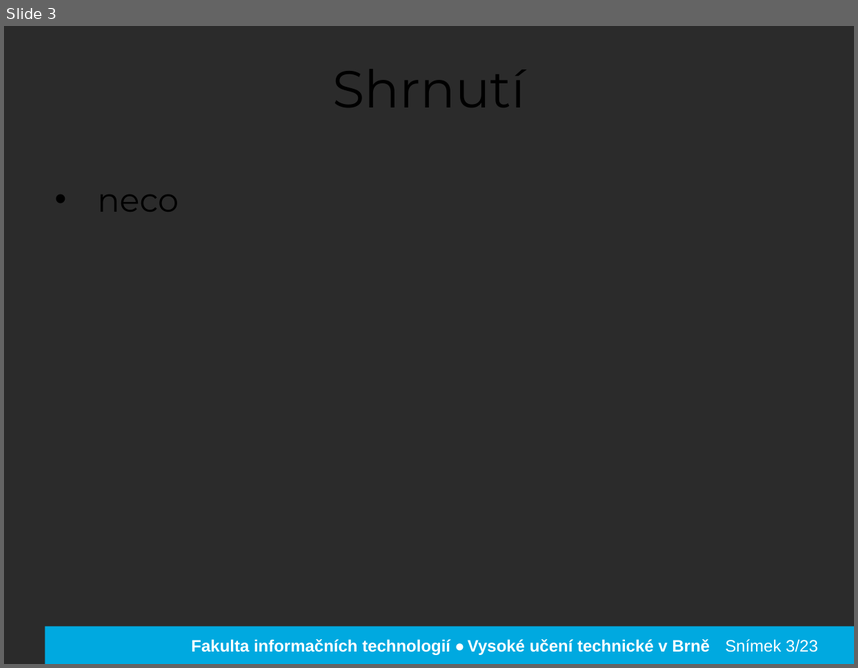
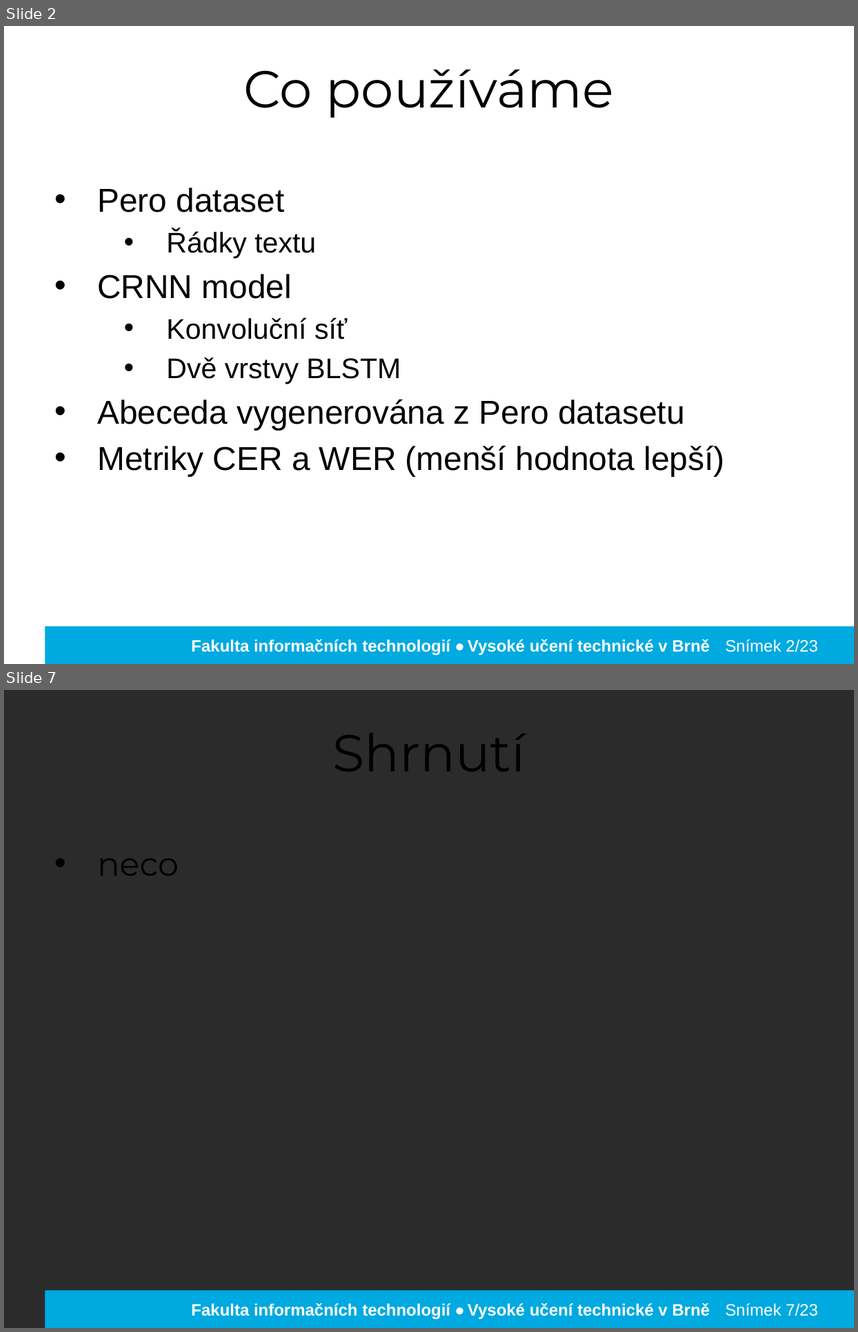
Before and after one commit to spacekcraft/POVa, a slide deck: docs/ObhajobaZS.pptx. Shown one above the other, each under a label of ours: slide 3 before the commit, slides 2 and 7 after it; the slides between them are not shown. The pictures are 858x668 and 858x1332 pixels, drawn with LibreOffice and Linux fonts; fonts in the diff are those of the drawing; background and template pictures are left out; a plain dark background stands for a picture behind light text. Boxes give left, top, right and bottom in pixels: in the first picture for what was removed or moved away, otherwise in the second. Text is boxed around its words. In the diff, an @@ line names an element or a change of style, - is before the commit and + after.

```diff
--- a/docs/ObhajobaZS.pptx
+++ b/docs/ObhajobaZS.pptx
@@ slide 2 added at bbox=[4, 26, 854, 664], background picture (left out); not listed: 3 template elements that a slide beside it also shows @@
@@ title added at bbox=[244, 69, 614, 118], 44 pt, text #000000 @@
+Co používáme
@@ text added at bbox=[97, 187, 725, 476], 28 pt, text #000000 @@
+• Pero dataset
+  • Řádky textu
+• CRNN model
+  • Konvoluční síť
+  • Dvě vrstvy BLSTM
+• Abeceda vygenerována z Pero datasetu
+• Metriky CER a WER (menší hodnota lepší)
@@ what was slide 3 is now slide 7 @@
@@ page number at bbox=[725, 1303, 818, 1316]: text changed @@
-Snímek 3/23
+Snímek 7/23
```
Also in this commit, not shown: 4 other slides added, 1 slide removed.
